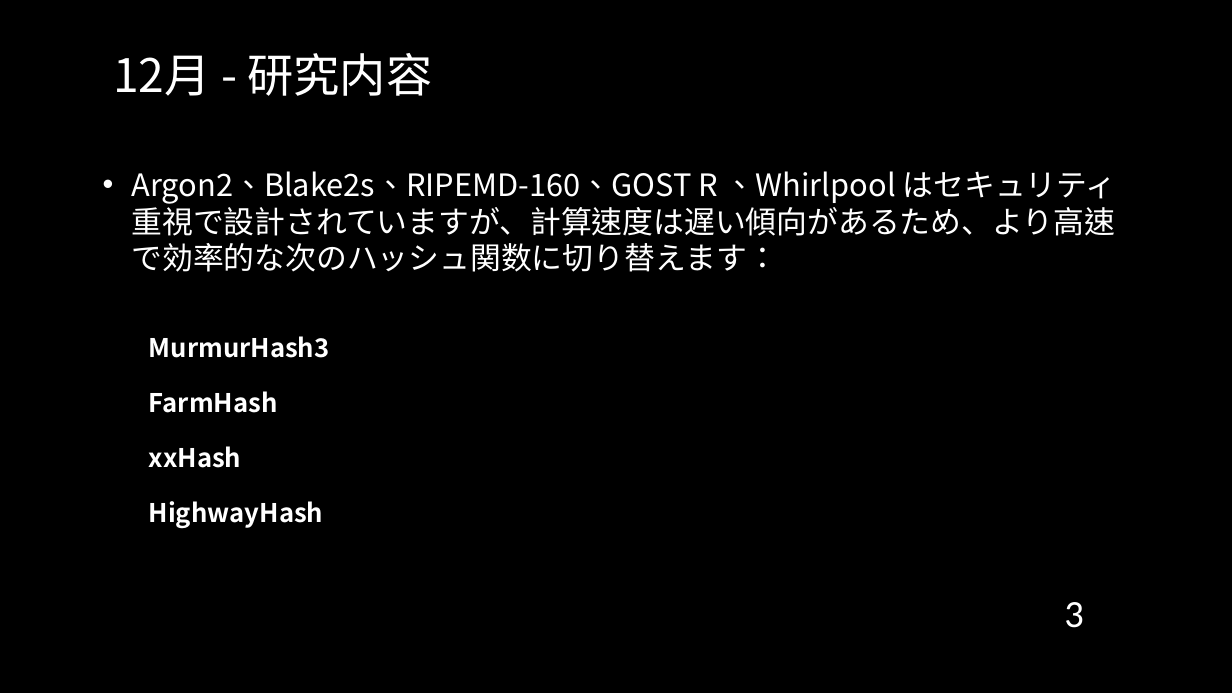
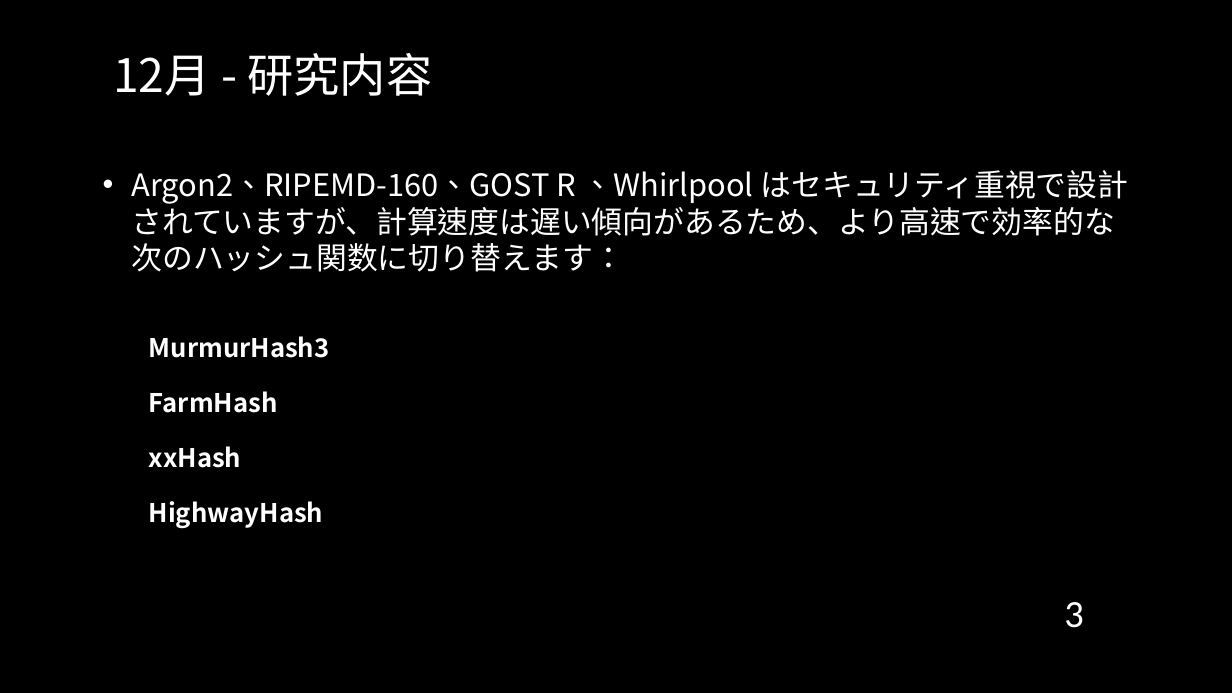
Before and after one commit to cyrusmanosa/Ecc-Year-3, a slide deck: slide 3 of Y3-Sem2/ITゼミ演習II/2024年度_12月報告会_Sk3a04_文家俊.pptx. Drawn at 1232x693 pixels with LibreOffice and Linux fonts; fonts in the diff are those of the drawing; background and template pictures are left out. Boxes give left, top, right and bottom in pixels: in the first picture for what was removed or moved away, otherwise in the second. Text is boxed around its words. In the diff, an @@ line names an element or a change of style, - is before the commit and + after.

```diff
--- a/Y3-Sem2/ITゼミ演習II/2024年度_12月報告会_Sk3a04_文家俊.pptx
+++ b/Y3-Sem2/ITゼミ演習II/2024年度_12月報告会_Sk3a04_文家俊.pptx
@@ text at [131,170,1129,272]: text changed @@
-• Argon2、Blake2s、RIPEMD-160、GOST R 、Whirlpool はセキュリティ重視で設計されていますが、計算速度は遅い傾向があるため、より高速で効率的な次のハッシュ関数に切り替えます：
+• Argon2、RIPEMD-160、GOST R 、Whirlpool はセキュリティ重視で設計されていますが、計算速度は遅い傾向があるため、より高速で効率的な次のハッシュ関数に切り替えます：
```
Also in this commit, not shown: 6 other slides changed, 7 other files.
